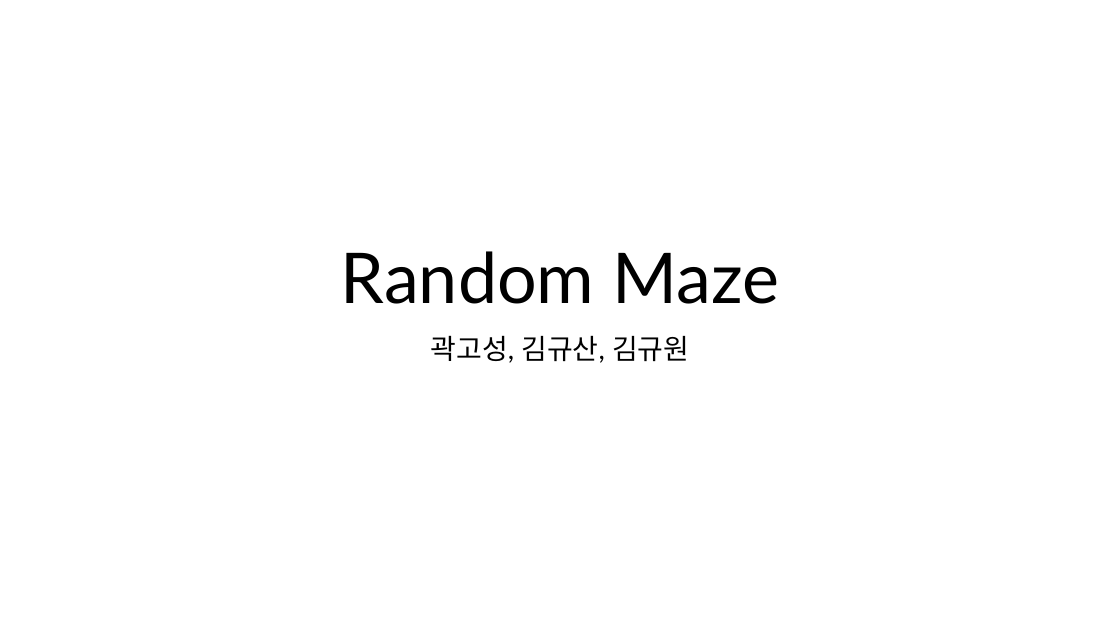
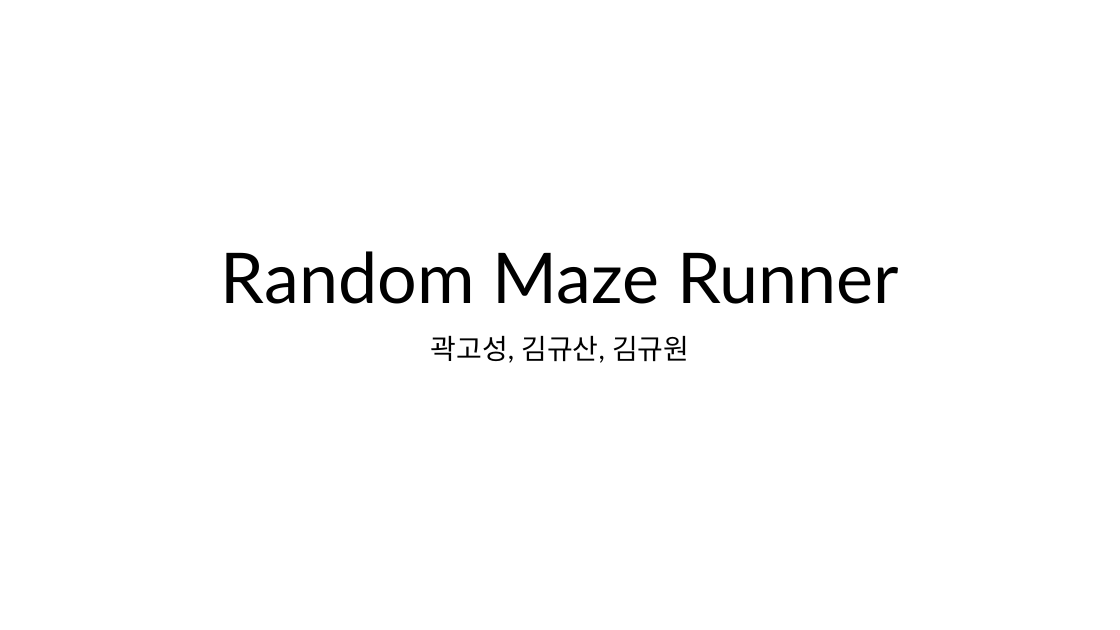
Before and after one commit to 5tarlight/c-programming-2025, a slide deck: slide 1 of materials/기말과제 제안 발표.pptx. Drawn at 1120x630 pixels with LibreOffice and Linux fonts; fonts in the diff are those of the drawing. Boxes give left, top, right and bottom in pixels: in the first picture for what was removed or moved away, otherwise in the second. Text is boxed around its words. In the diff, an @@ line names an element or a change of style, - is before the commit and + after.

Commit message:
feat: add ppt draft

```diff
--- a/materials/기말과제 제안 발표.pptx
+++ b/materials/기말과제 제안 발표.pptx
@@ title at [221,251,899,304]: text changed @@
-Random Maze
+Random Maze Runner
```
Also in this commit, not shown: 1 other slide changed, 7 slides added.
